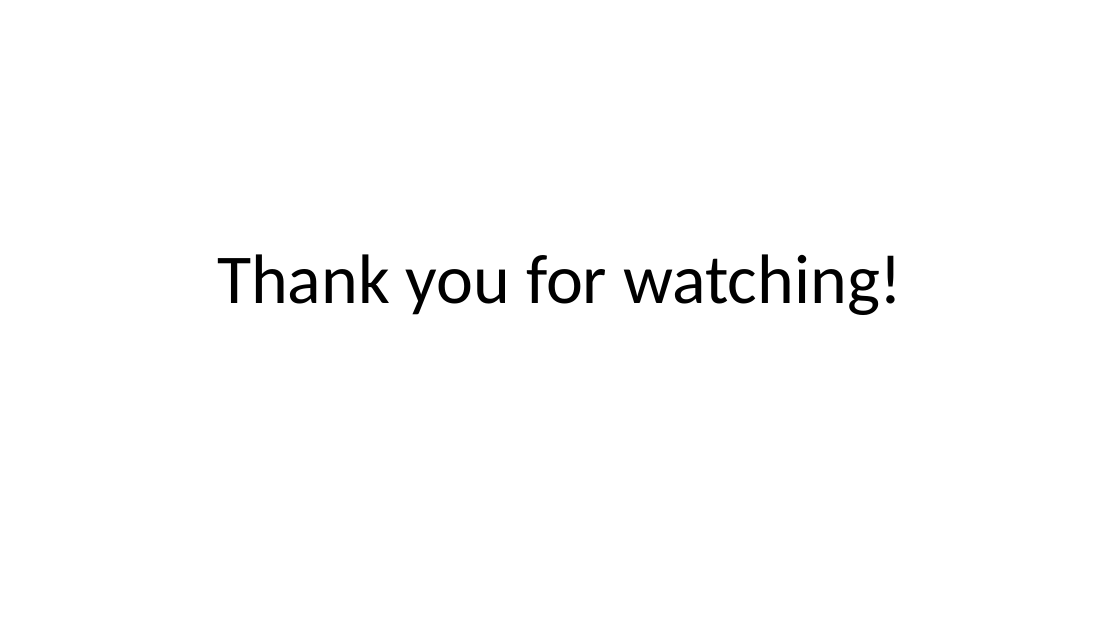
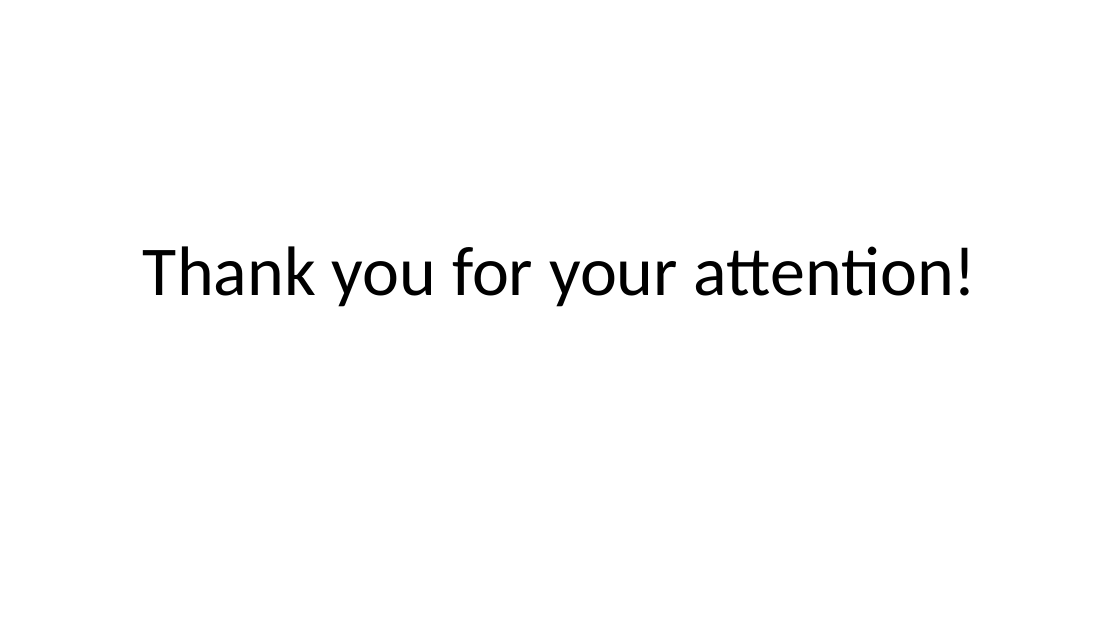
Before and after one commit to I-Izumi/School-project-network, a slide deck: slide 42 of Prezentációk/Projekt_English.pptx (slide 32 before the commit). Drawn at 1120x630 pixels with LibreOffice and Linux fonts; fonts in the diff are those of the drawing. Boxes give left, top, right and bottom in pixels: in the first picture for what was removed or moved away, otherwise in the second. Text is boxed around its words. In the diff, an @@ line names an element or a change of style, - is before the commit and + after.

```diff
--- a/Prezentációk/Projekt_English.pptx
+++ b/Prezentációk/Projekt_English.pptx
@@ title at (x1=143, y1=246, x2=977, y2=307): text changed @@
-Thank you for watching!
+Thank you for your attention!
```
Also in this commit, not shown: 1 other slide changed, 10 slides added.
